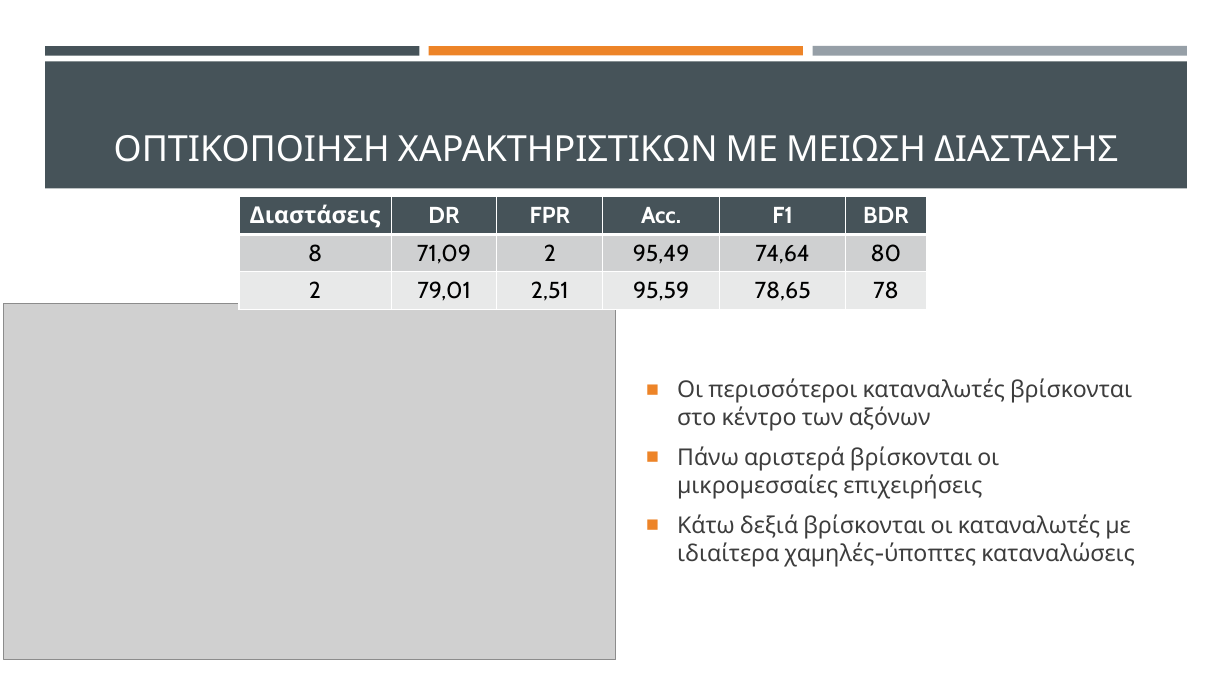
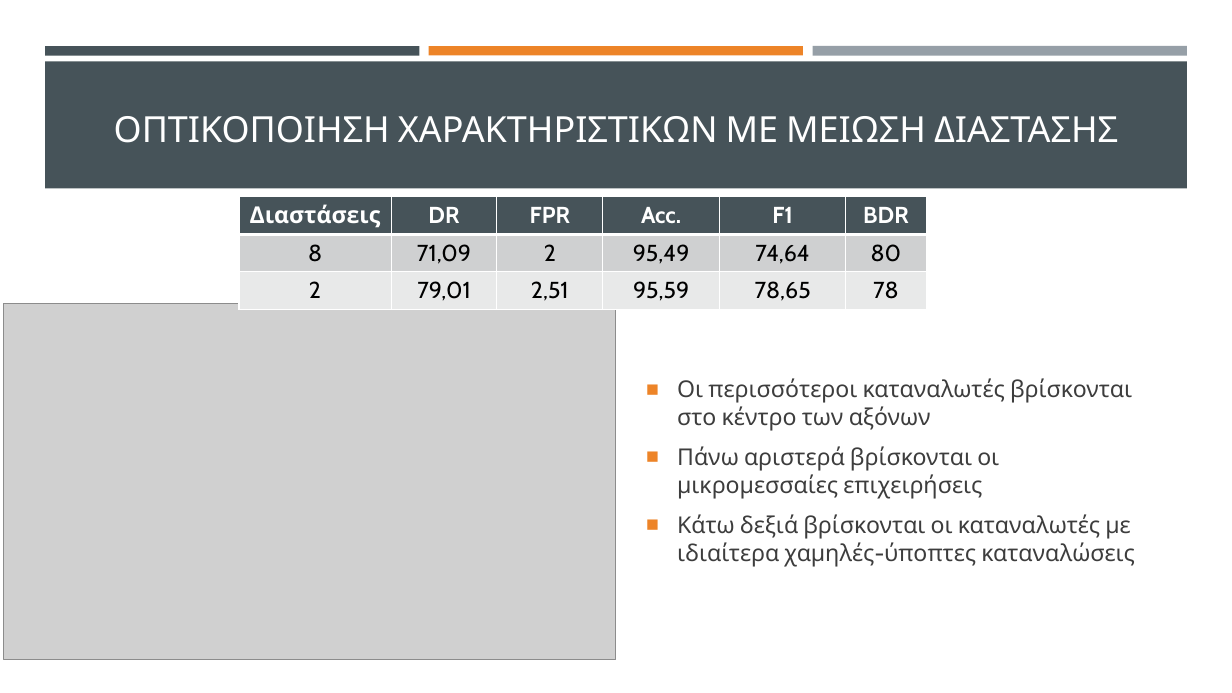
Before and after one commit to thanmitsel/Theft-detection, a slide deck: slide 14 of LateX/Presentation/Ανιχνευση μη τεχνικων απωλειων με συστηματα μηχανικης μαθησης.pptx. Drawn at 1232x693 pixels with LibreOffice and Linux fonts; fonts in the diff are those of the drawing; grey boxes stand for pictures. Boxes give left, top, right and bottom in pixels: in the first picture for what was removed or moved away, otherwise in the second. Text is boxed around its words. In the diff, an @@ line names an element or a change of style, - is before the commit and + after.

```diff
--- a/LateX/Presentation/Ανιχνευση μη τεχνικων απωλειων με συστηματα μηχανικης μαθησης.pptx
+++ b/LateX/Presentation/Ανιχνευση μη τεχνικων απωλειων με συστηματα μηχανικης μαθησης.pptx
@@ title "ΟΠΤΙΚΟΠΟΙΗΣΗ ΧΑΡΑΚΤΗΡΙΣΤΙΚΩΝ ΜΕ ΜΕΙΩΣΗ ΔΙΑΣΤΑΣΗΣ": place and size @@
-title "ΟΠΤΙΚΟΠΟΙΗΣΗ ΧΑΡΑΚΤΗΡΙΣΤΙΚΩΝ ΜΕ ΜΕΙΩΣΗ ΔΙΑΣΤΑΣΗΣ" at bbox=[114, 135, 1118, 162]
+title "ΟΠΤΙΚΟΠΟΙΗΣΗ ΧΑΡΑΚΤΗΡΙΣΤΙΚΩΝ ΜΕ ΜΕΙΩΣΗ ΔΙΑΣΤΑΣΗΣ" at bbox=[114, 116, 1118, 143]
```
Also in this commit, not shown: 10 other slides changed, 3 other files.
